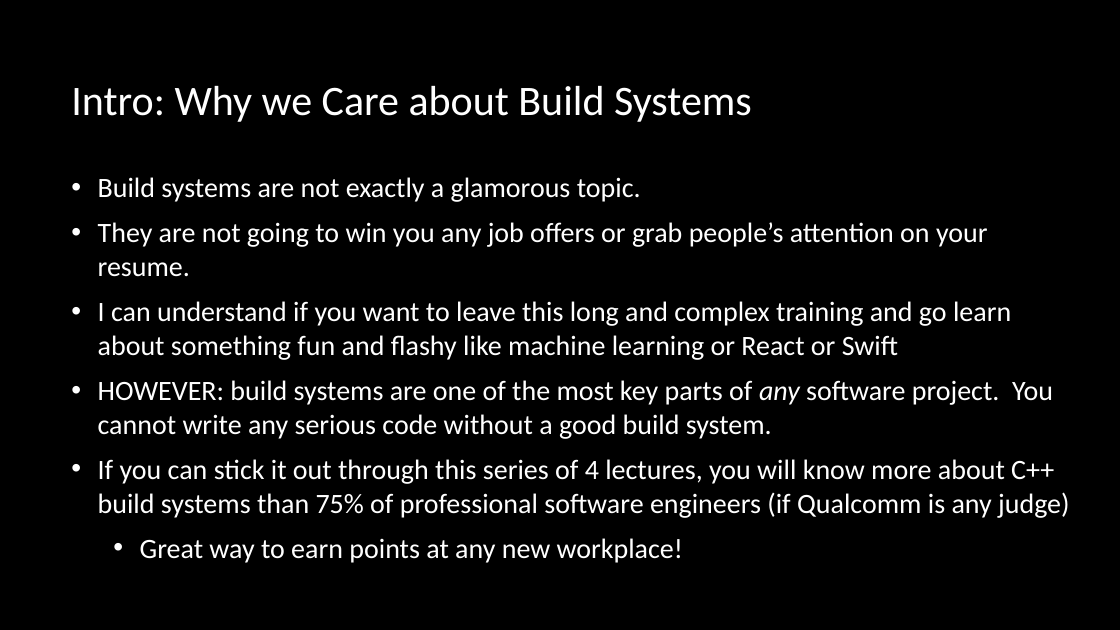
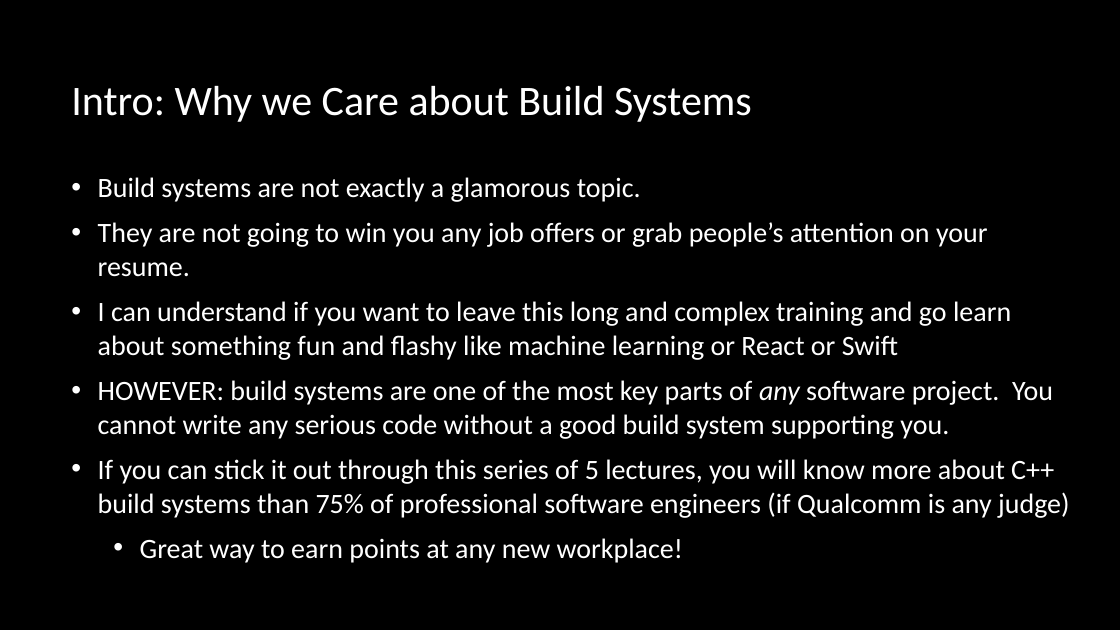
Before and after one commit to multiplemonomials/CMakeTraining, a slide deck: slide 2 of Session 1 - CMake and Building CXX.pptx. Drawn at 1120x630 pixels with LibreOffice and Linux fonts; fonts in the diff are those of the drawing; background and template pictures are left out. Boxes give left, top, right and bottom in pixels: in the first picture for what was removed or moved away, otherwise in the second. Text is boxed around its words. In the diff, an @@ line names an element or a change of style, - is before the commit and + after.

```diff
--- a/Session 1 - CMake and Building CXX.pptx
+++ b/Session 1 - CMake and Building CXX.pptx
@@ text at bbox=[98, 380, 1069, 518]: text changed @@
-• HOWEVER: build systems are one of the most key parts of any software project. You cannot write any serious code without a good build system.
-• If you can stick it out through this series of 4 lectures, you will know more about C++ build systems than 75% of professional software engineers (if Qualcomm is any judge)
+• HOWEVER: build systems are one of the most key parts of any software project. You cannot write any serious code without a good build system supporting you.
+• If you can stick it out through this series of 5 lectures, you will know more about C++ build systems than 75% of professional software engineers (if Qualcomm is any judge)
```
Also in this commit, not shown: 1 other file.
